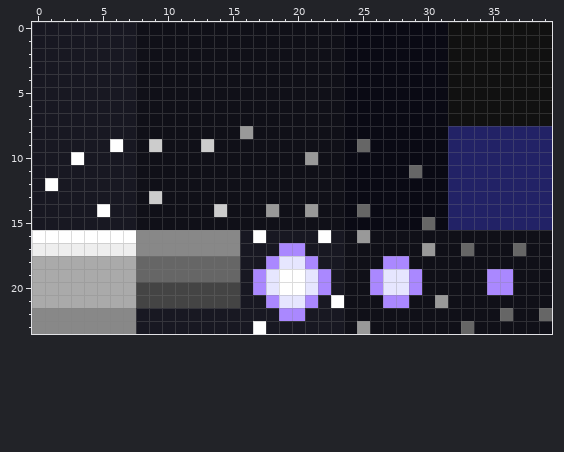
One commit to this pixel-art file: sprites/aesprite/MainBG.ase. This is how it looked before the edit.
40x24 pixels, 1 frame. Colours within 5 levels of each other are drawn and written as one.
After the commit:
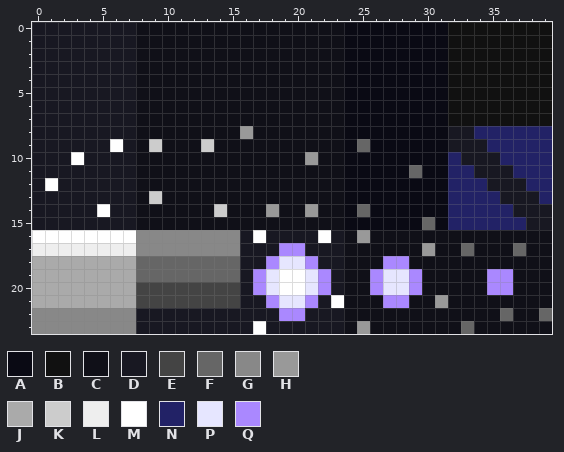
Palette (. is transparent): A #0a0a14  B #111111  C #101018  D #181822  E #444444  F #666666  G #888888  H #999999  J #aaaaaa  K #cccccc  L #eeeeee  M #ffffff  N #222266  P #e6e6ff  Q #aa88ff
What changed:
@@ x 30..39 @@
  7 AABBBBBBBB
- 8 AANNNNNNNN
- 9 AANNNNNNNN
-10 AANNNNNNNN
-11 AANNNNNNNN
-12 AANNNNNNNN
-13 AANNNNNNNN
-14 AANNNNNNNN
-15 FANNNNNNNN
+ 8 AADDNNNNNN
+ 9 AADDDNNNNN
+10 AANDDDNNNN
+11 AANNDDDNNN
+12 AANNNDDDNN
+13 AANNNNDDDN
+14 AANNNNNDDD
+15 FANNNNNNDD
 16 CCCCCCCCCC
